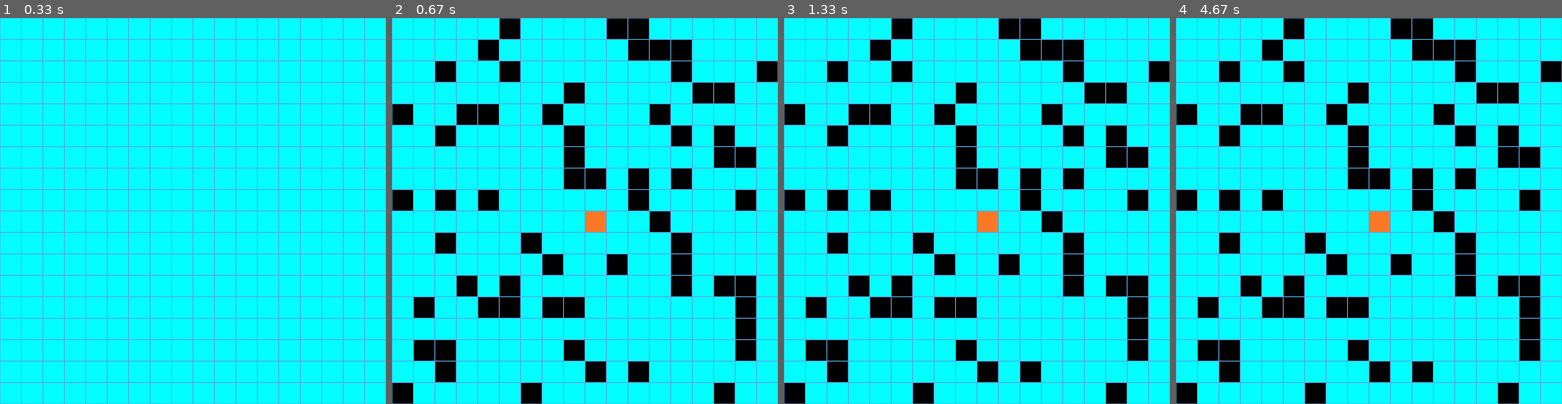
Above: before the commit, frames 1-4 (left to right).
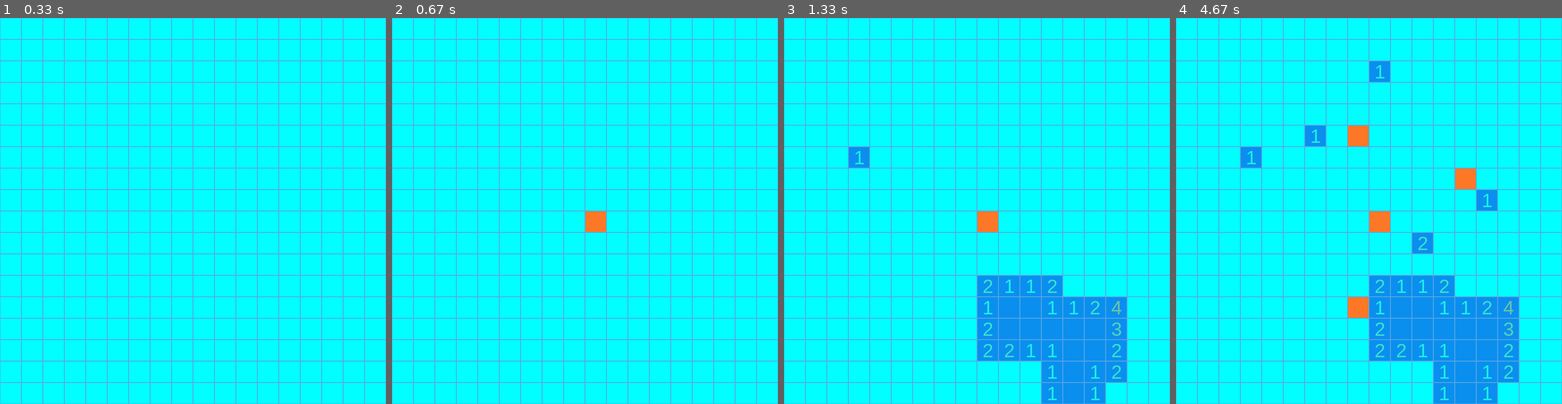
Above: after the commit, the same moments.

Repository: TheShadowfish/PyGame
Game: pygame game, started from src/mineswipper.py
The game is run twice, just before and just after one commit, with the same random seed, the same clock (stepped at 60 frames per second) and the same inputs.
Inputs (mouse positions are in pixels of both pictures, inside the frame that each line leads up to):
- Up to frame 1 (0.33 s): no input
- Up to frame 2 (0.67 s): click (585, 211) at 0.43 s
- Up to frame 3 (1.33 s): click (1015, 295) at 0.8 s; click (857, 153) at 1.22 s
- Up to frame 4 (4.67 s): click (1415, 245) at 1.65 s; move the mouse to (1376, 79) at 1.93 s; click (1376, 79) at 2.1 s; click (1349, 311) at 2.57 s; move the mouse to (1357, 145) at 2.87 s; click (1357, 145) at 3.03 s; click (1314, 129) at 3.48 s; click (1469, 176) at 3.92 s; move the mouse to (1488, 203) at 4.2 s; click (1488, 203) at 4.35 s; move the mouse to (1450, 141) at 4.63 s

Frame 1 is identical in both runs. In frame 2, 18% of the frame differs, in the area x 0-100%, y 0-100%; in frame 3, 28%; in frame 4, 29%.

Commit message:
No end for the game? need deep refactoring!

Diff:
--- a/src/mineswipper.py
+++ b/src/mineswipper.py
@@ -59,6 +59,7 @@
     # Цикл обработки событий
     for event in pg.event.get():
         # pg.display.set_caption(str(event))
+        my_ms.stop_game()
 
         if event.type == pg.QUIT:
             exit()
@@ -74,17 +75,26 @@
             w: int = mouse_pos[0] // TILE_SIZE
             h: int = mouse_pos[1] // TILE_SIZE
 
-            if my_ms.boom:
-                print("CA-BOOM!")
-                print("CA-BOoOOoOOoM!!!")
-                print("CA-BOOoOoOOOOOOoOOOoOoOM!!!!!!!!!!")
-                print(
+            if my_ms._game_result is not None:
+                if my_ms._game_result == False:
+
+                    print("CA-BOOM!   CA-BOoOOoOOoM!!!      CA-BOOoOoOOOOOOoOOOoOoOM!!!!!!!!!!")
+                    print(
                     "██╗░░░██╗░█████╗░██╗░░░██╗░░░░░░███████╗██╗░░██╗██████╗░██╗░░░░░░█████╗░██████╗░███████╗██████╗░\n"
                     "╚██╗░██╔╝██╔══██╗██║░░░██║░░░░░░██╔════╝╚██╗██╔╝██╔══██╗██║░░░░░██╔══██╗██╔══██╗██╔════╝██╔══██╗\n"
                     "░╚████╔╝░██║░░██║██║░░░██║░░░░░░█████╗░░░╚███╔╝░██████╔╝██║░░░░░██║░░██║██║░░██║█████╗░░██║░░██║\n"
                     "░░╚██╔╝░░██║░░██║██║░░░██║░░░░░░██╔══╝░░░██╔██╗░██╔═══╝░██║░░░░░██║░░██║██║░░██║██╔══╝░░██║░░██║\n"
                     "░░░██║░░░╚█████╔╝╚██████╔╝░░░░░░███████╗██╔╝╚██╗██║░░░░░███████╗╚█████╔╝██████╔╝███████╗██████╔╝\n")
                 # self.boom = True
+                else:
+                    print("""
+                    "██╗░░░██╗░█████╗░██╗░░░██╗░░░░░░██╗░░░░░░░░░░░░██╗░░██╗░░██╗░░░██╗░░░░██║\n"
+                    "╚██╗░██╔╝██╔══██╗██║░░░██║░░░░░░╚██╗░░░███░░░░██╔╝░░██║░░████╗░██║░░░░██║\n"
+                    "░╚████╔╝░██║░░██║██║░░░██║░░░░░░░╚██░░██╔██░░██╔╝░░░██║░░██║██╗██║░░░░██║\n"
+                    "░░╚██╔╝░░██║░░██║██║░░░██║░░░░░░░░╚████╔╝╚████╔╝░░░░██║░░██║░████║░░░░░╚╝\n"
+                    "░░░██║░░░╚█████╔╝╚██████╔╝░░░░░░░░░╚██╔╝░░╚██╔╝░░░░░██║░░██║░░░██║░░░░██╗\n")
+
+                    """)
             else:
 
                 if mouse_btn == 3:
@@ -96,10 +106,16 @@
                     # my_ms.un_hide(w, h)
                     my_ms.recursive_un_hide(w, h)
 
-            if mouse_btn != 3 and Mines.check_end_game(my_ms):
-                print("U ARE WWWWIN!")
-                mines = [pt[2] for pt in my_ms if pt[2].sign == 9]
-                pg.display.set_caption(f"WINNER!!! Minesweeper: timer: {str(global_time)}, mines: {len(mines)}")
+                gamestatus = my_ms.stop_game()
+
+                if gamestatus is not None:
+                    if gamestatus == True:
+                        print("U ARE WWWWIN!")
+                        mines = [pt[2] for pt in my_ms if pt[2].sign == 9]
+                        pg.display.set_caption(f"WINNER!!! Minesweeper: timer: {str(global_time)}, mines: {len(mines)}")
+                    else:
+                        print(f"G A M E   O V E R !!!")
+
 
             # print(f"x, y = {w}, {h}")
 
@@ -117,7 +133,8 @@
     if time_now - time > time_step:
         time = time_now
         # if not my_ms.boom and Mines.check_end_game(my_ms):
-        global_time += 1
+        if  my_ms._game_result is None:
+            global_time += 1
 
 
         # отрисовать поле
@@ -140,7 +157,7 @@
                     text_sign = f1.render('?', True, "blue")  # ∆
                     place = text_sign.get_rect(center=point.center)
                     gameScreen.blit(text_sign, place)
-                elif my_ms.boom:
+                elif my_ms._game_result == False:
                     if the_point.sign == 9:
                         pg.draw.rect(gameScreen, "black", point)
 
--- a/src/ms.py
+++ b/src/ms.py
@@ -68,6 +68,7 @@
         self._width = width
         self.mines = mines
         self._field = []
+        self._game_result = None
 
         for i in range(0, self._height):
             pts = []
@@ -96,9 +97,9 @@
                 if self._field[w][h].sign != 9:
                     self._field[w][h].sign = self.get_sign(w, h)
 
-
-        self.boom = False
-        self.boom_pts = None
+        #
+        # self.boom = False
+        # self.boom_pts = None
 
     def get_sign(self, w, h):
         """
@@ -228,13 +229,13 @@
             #           "░░░██║░░░╚█████╔╝╚██████╔╝░░░░░░███████╗██╔╝╚██╗██║░░░░░███████╗╚█████╔╝██████╔╝███████╗██████╔╝\n")
             #     # self.boom = True
 
-    @staticmethod
-    def check_end_game(ms) -> bool:
-        mines = [pt[2] for pt in ms if pt[2].sign == 9]
-        print(f"{len(mines)} <> {sum([pt[2].hide for pt in ms if pt[2].hide])}")
-
-
-        return ms.mines == sum([pt[2].hide for pt in ms if pt[2].hide])
+    # @staticmethod
+    # def check_end_game(ms) -> bool:
+    #     mines = [pt[2] for pt in ms if pt[2].sign == 9]
+    #     print(f"{len(mines)} <> {sum([pt[2].hide for pt in ms if pt[2].hide])}")
+    #
+    #
+    #     return ms.mines == sum([pt[2].hide for pt in ms if pt[2].hide])
 
 
 
@@ -287,6 +288,31 @@
             # return w, h, self._field[w][h].color, self._field[w][h].sign, self._field[w][h].hide, self._field[w][h].flag
         else:
             raise StopIteration
+
+    def stop_game(self):
+        if self._game_result is not None:
+            print(f"GAME END! (294) result= {self._game_result}")
+            return self._game_result
+
+        for pt in self._field:
+            # Если мина открыта - она взорвалась, значит всё. Совсем всё.
+            if pt[2].sign == 9 and pt[2].hide == False:
+                self._game_result = False
+                # return self._game_result
+                break
+            # Если не открыто поле без мины, то игра продолжается
+            if pt[2].sign != 9 and pt[2].hide == True:
+                self._game_result = None
+                break
+        # взорвавшихся мин нет, скрытых полей нет
+        else:
+            self._game_result = True
+        return self._game_result
+
+
+
+
+
 
 #
 # WINDOW = 900
--- a/src/snake.py
+++ b/src/snake.py
@@ -1,5 +1,5 @@
+from random import randrange
 import pygame as pg
-from random import randrange
 
 # Константы
 WINDOW = 900
